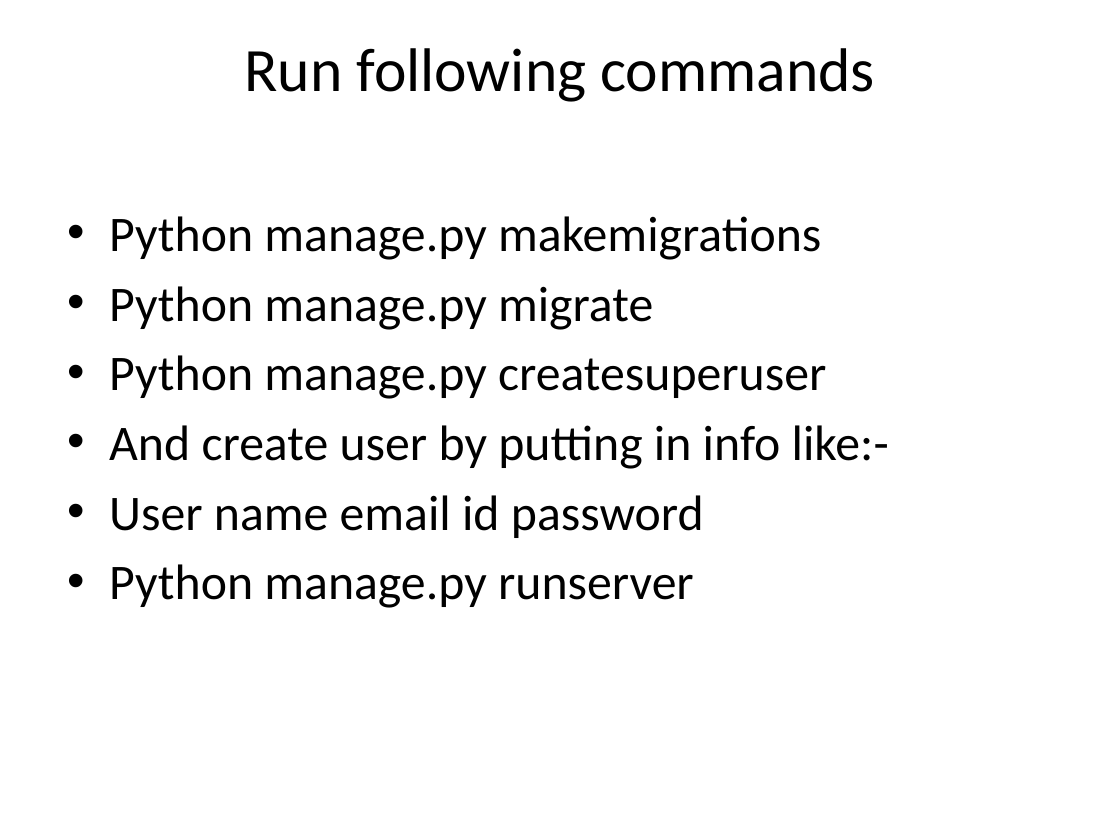
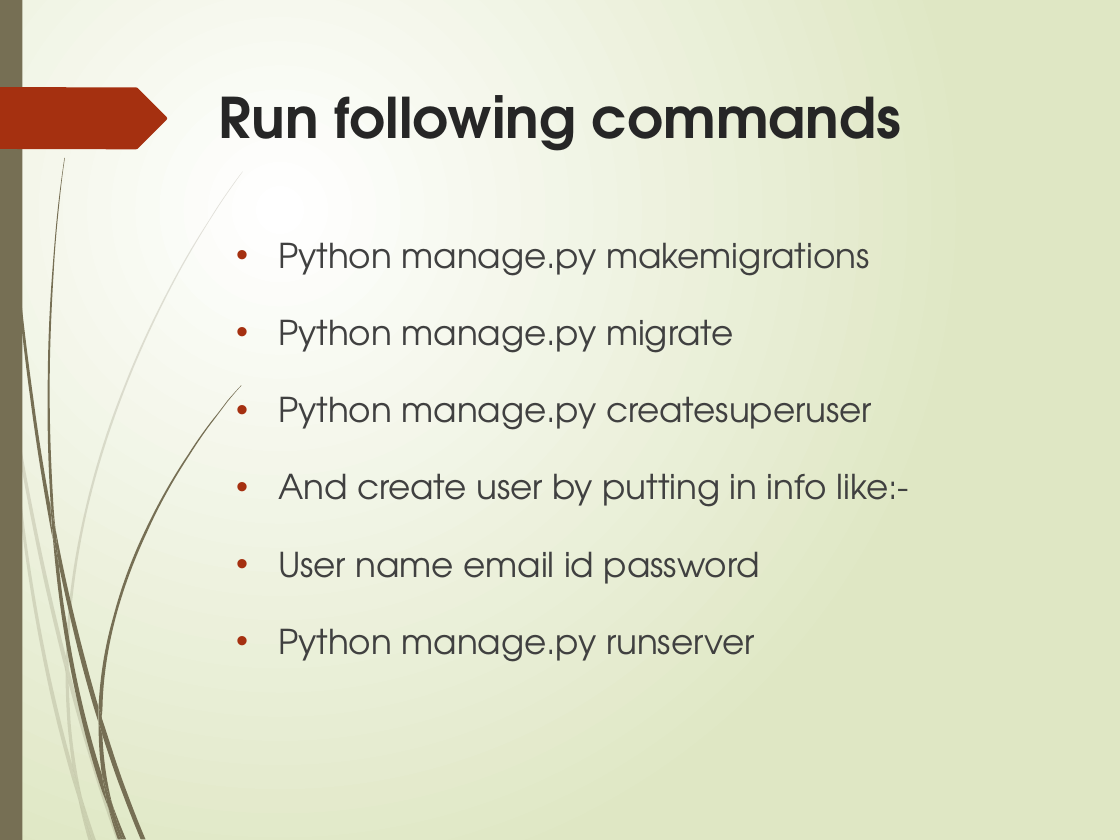
Before and after one commit to amitcharaya/CBDTWEB, a slide deck: slide 12 of CBDT ON NACH.pptx. Drawn at 1120x840 pixels with LibreOffice and Linux fonts; fonts in the diff are those of the drawing. Boxes give left, top, right and bottom in pixels: in the first picture for what was removed or moved away, otherwise in the second. Text is boxed around its words. In the diff, an @@ line names an element or a change of style, - is before the commit and + after.

```diff
--- a/CBDT ON NACH.pptx
+++ b/CBDT ON NACH.pptx
@@ background #FFFFFF to gradient #FFFFFF to #DFE8C4 @@
@@ rectangle added at [0, 0, 22, 840], fill #766F54 @@
@@ title "Run following commands": place and size @@
-title "Run following commands" at [245, 48, 875, 102]
+title "Run following commands" at [219, 95, 901, 151]
@@ title "Run following commands" at [219, 95, 901, 151]: size 39.6 to 36 pt, font Calibri to TeX Gyre Adventor, text colour #000000 to #262626, bold on; vertical alignment middle to top @@
@@ freeform shape added at [0, 87, 167, 150], fill #A53010 @@
@@ text "Python manage.py makemigrations": place and size @@
-text "Python manage.py makemigrations" at [109, 216, 889, 608]
+text "Python manage.py makemigrations" at [278, 242, 909, 662]
@@ text "Python manage.py makemigrations" at [278, 242, 909, 662]: size 32 to 22 pt, font Calibri to TeX Gyre Adventor, text colour #000000 to #404040; line spacing 1 to 1.5; more space between paragraphs @@
@@ group added at [0, 171, 243, 840]: 10 freeform shapes @@
@@ group added at [2, 0, 242, 840]: 12 freeform shapes @@
```
Also in this commit, not shown: 12 other slides changed, 10 slides added, 10 slides removed, 4 other files.
